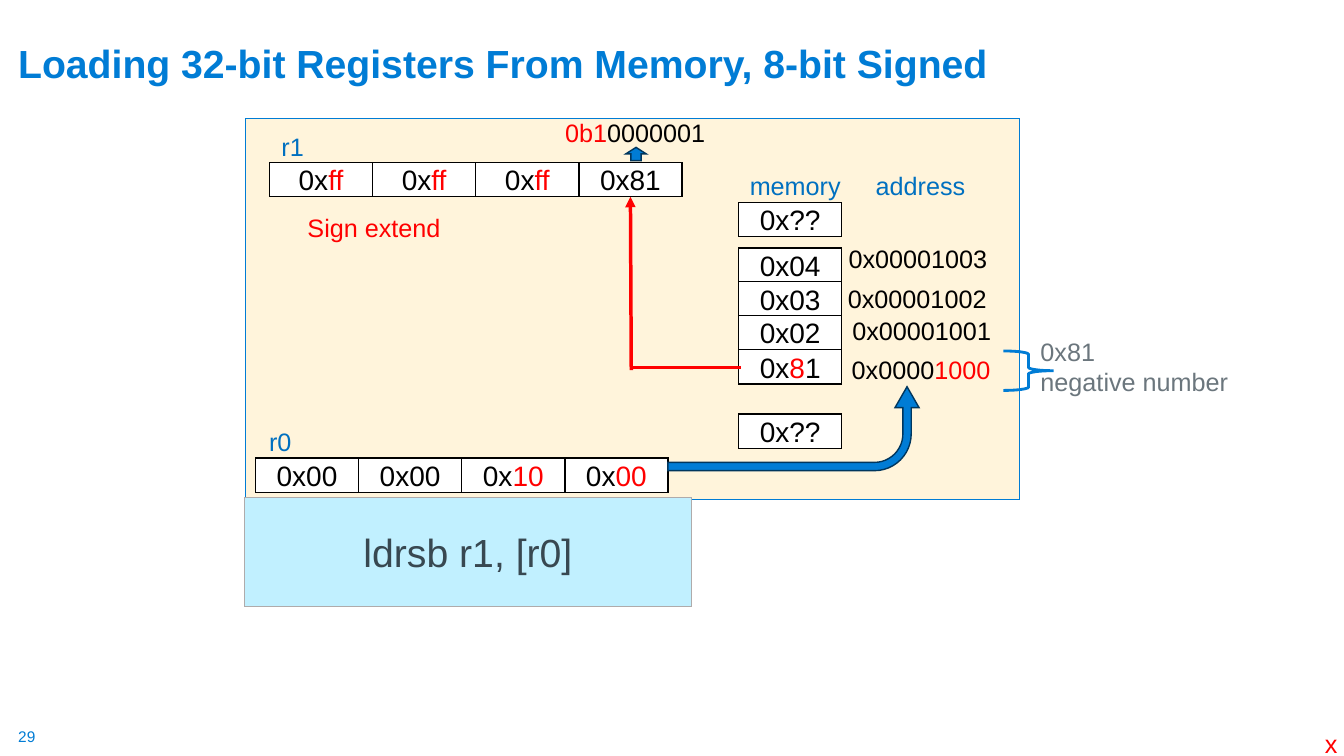
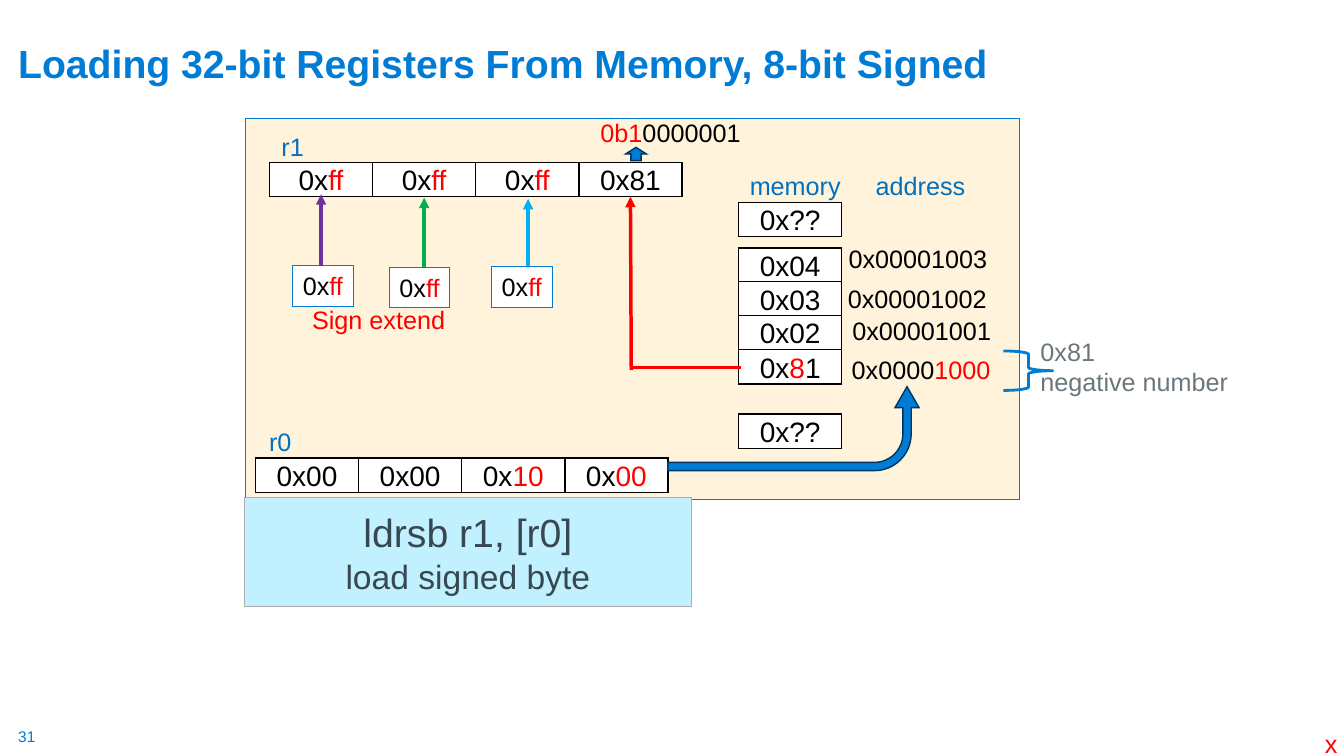
Before and after one commit to cse30-sp24/Muller-Slides, a slide deck: slide 31 of 06-Arm-Part3.pptx (slide 29 before the commit). Drawn at 1344x756 pixels with LibreOffice and Linux fonts; fonts in the diff are those of the drawing. Boxes give left, top, right and bottom in pixels: in the first picture for what was removed or moved away, otherwise in the second. Text is boxed around its words. In the diff, an @@ line names an element or a change of style, - is before the commit and + after.

```diff
--- a/06-Arm-Part3.pptx
+++ b/06-Arm-Part3.pptx
@@ text "0b10000001": place and size @@
-text "0b10000001" at bbox=[565, 123, 705, 148]
+text "0b10000001" at bbox=[600, 123, 740, 148]
@@ arrow added from (321, 266) to (321, 195), #7030A0 2.5 pt @@
@@ arrow added from (424, 267) to (424, 198), #00B050 2.5 pt @@
@@ arrow added from (528, 267) to (528, 199), #00B0F0 2.5 pt @@
@@ rectangle added at bbox=[292, 265, 353, 306], fill #FFFFFF, outline #007CD5 0.75 pt, 18 pt, text #000000 @@
+0xff
@@ rectangle added at bbox=[389, 267, 450, 308], fill #FFFFFF, outline #007CD5 0.75 pt, 18 pt, text #000000 @@
+0xff
@@ rectangle added at bbox=[492, 266, 553, 307], fill #FFFFFF, outline #007CD5 0.75 pt, 18 pt, text #000000 @@
+0xff
@@ text "Sign extend": place and size @@
-text "Sign extend" at bbox=[307, 218, 441, 243]
+text "Sign extend" at bbox=[312, 310, 445, 334]
@@ text in rectangle at bbox=[346, 564, 590, 596]: paragraph added @@
+load signed byte
@@ page number at bbox=[18, 731, 35, 742]: text changed @@
-29
+31
```
Also in this commit, not shown: 15 other slides changed, 5 slides added, 5 slides removed, 1 other file.
